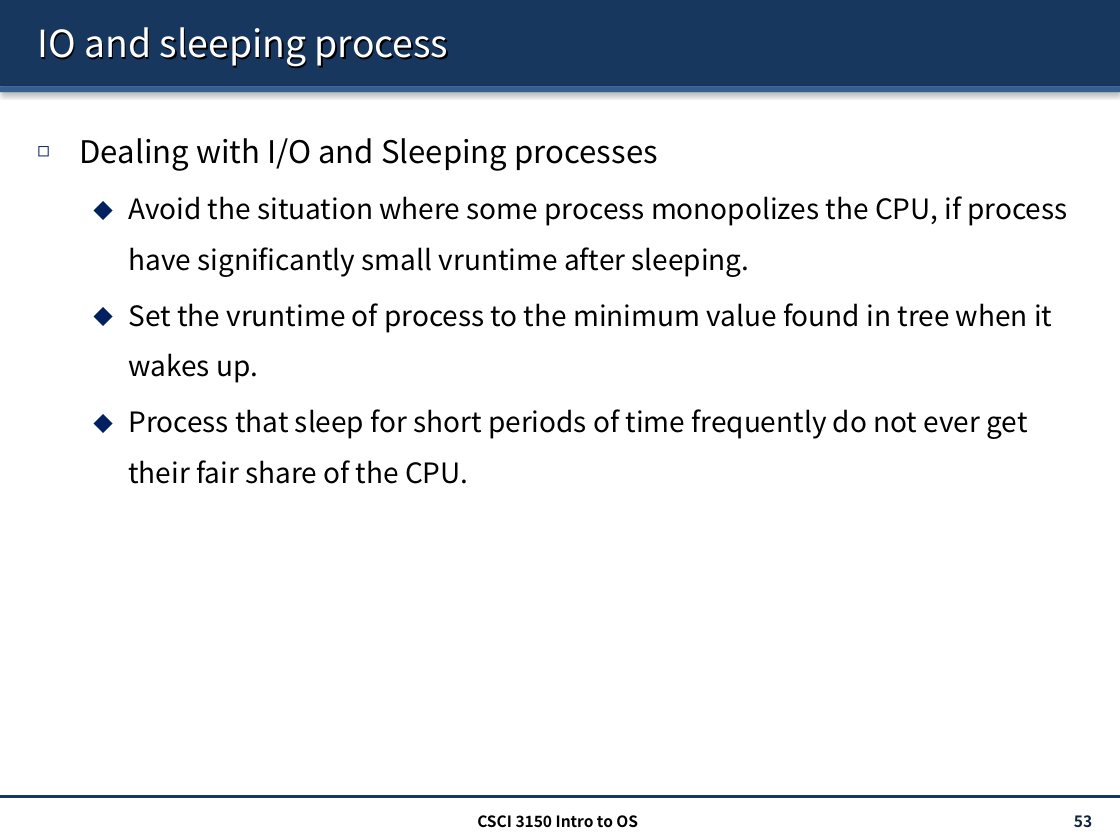
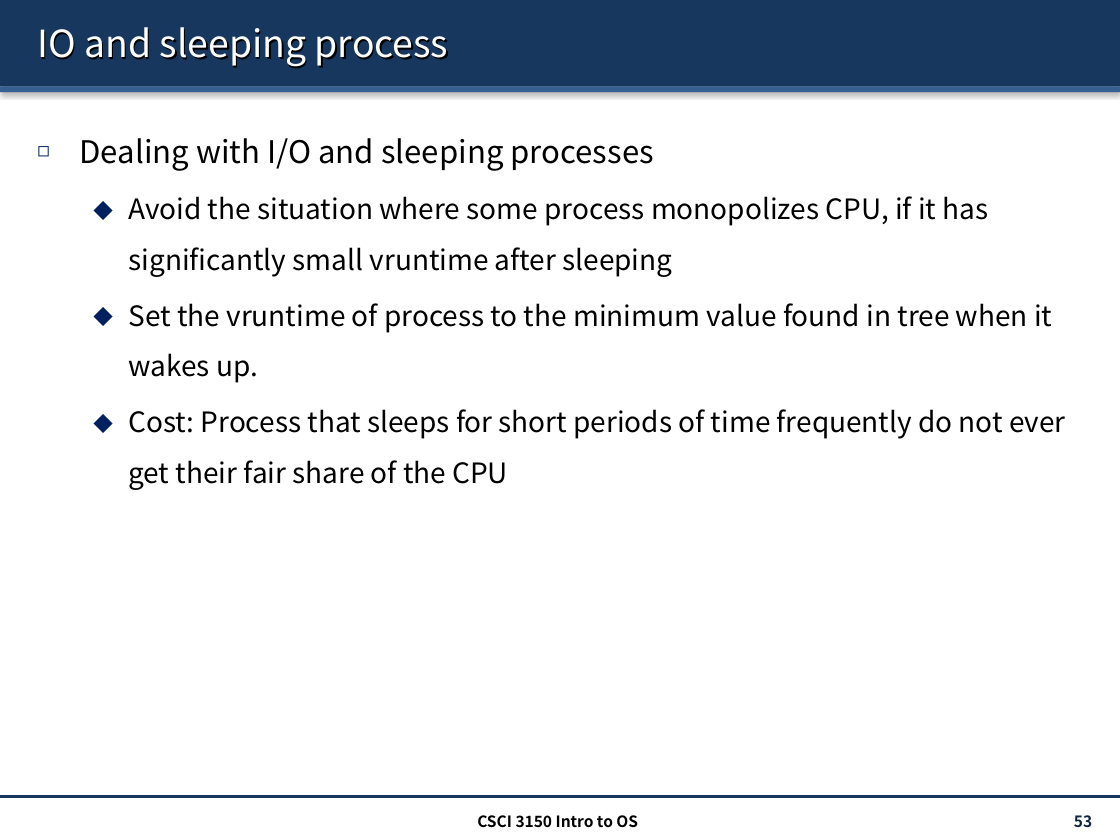
Before and after one commit to henryhxu/CSCI3150, a slide deck: slide 53 of lecture/lec9_sched.pptx. Drawn at 1120x840 pixels with LibreOffice and Linux fonts; fonts in the diff are those of the drawing. Boxes give left, top, right and bottom in pixels: in the first picture for what was removed or moved away, otherwise in the second. Text is boxed around its words. In the diff, an @@ line names an element or a change of style, - is before the commit and + after.

```diff
--- a/lecture/lec9_sched.pptx
+++ b/lecture/lec9_sched.pptx
@@ text at [79,138,989,277]: text changed @@
-◻ Dealing with I/O and Sleeping processes
-  ⬥ Avoid the situation where some process monopolizes the CPU, if process have significantly small vruntime after sleeping.
+◻ Dealing with I/O and sleeping processes
+  ⬥ Avoid the situation where some process monopolizes CPU, if it has significantly small vruntime after sleeping
@@ text at [128,409,1065,490]: text changed @@
-  ⬥ Process that sleep for short periods of time frequently do not ever get their fair share of the CPU.
+  ⬥ Cost: Process that sleeps for short periods of time frequently do not ever get their fair share of the CPU
```
Also in this commit, not shown: 18 other slides changed, 1 other file.
